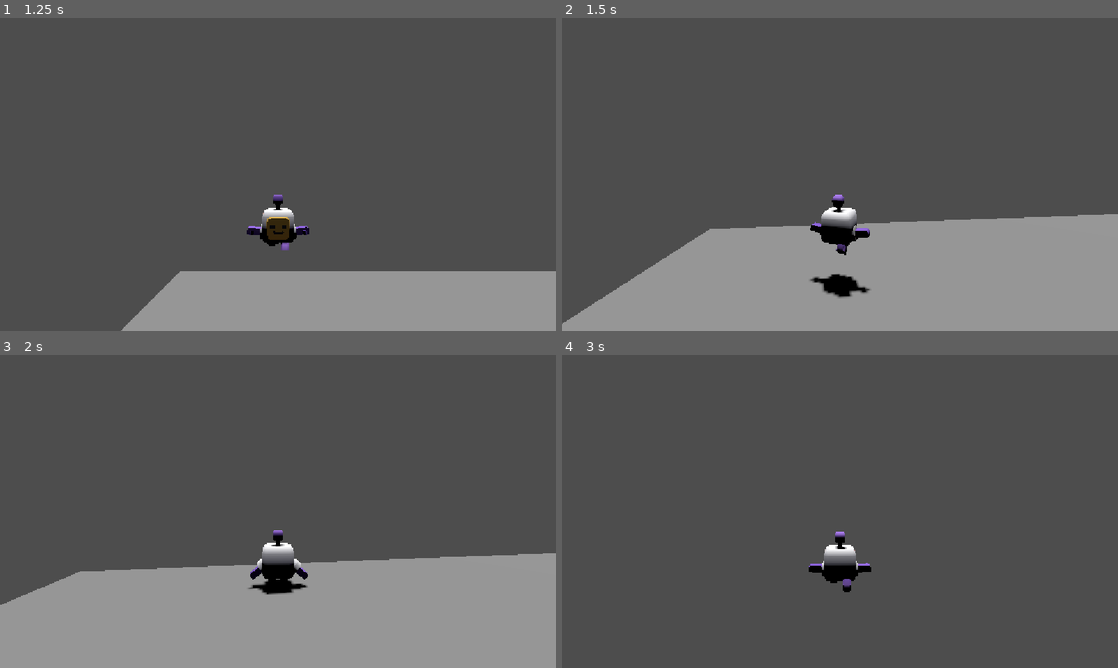
Above: before the commit, frames 1-4 (two rows, left to right).
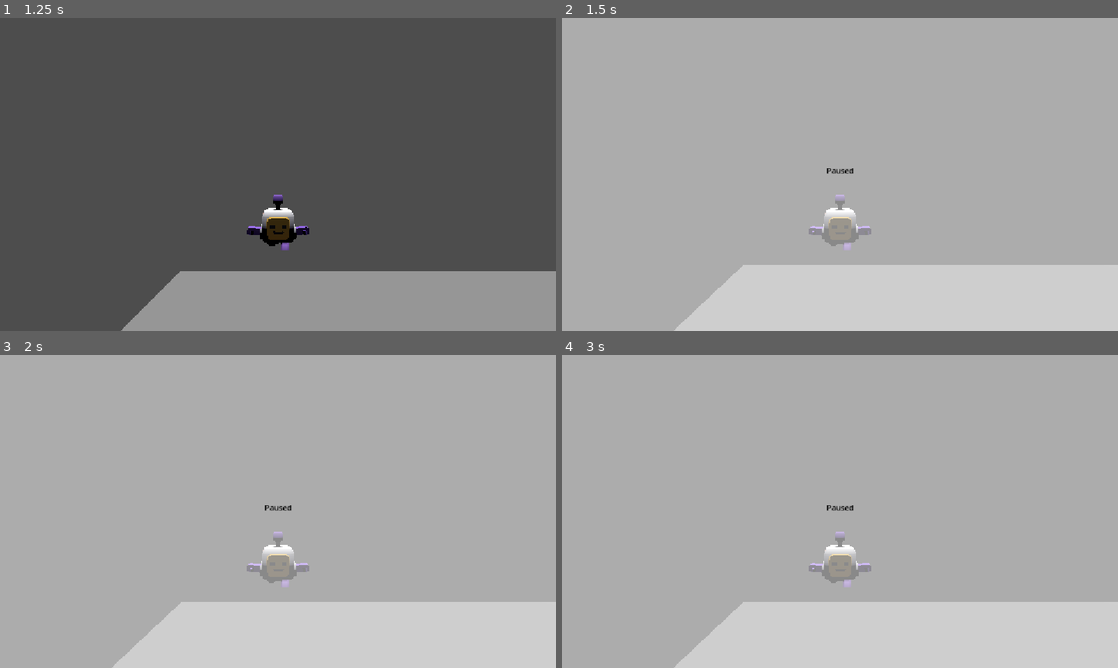
Above: after the commit, the same moments.

Repository: Strawreo/Sistemas-Multim-dia---Jogo-
Game: Godot game, scene res://Scenes/Menus/MainMenu.tscn
The game is run twice, just before and just after one commit, with the same random seed, the same clock (stepped at 60 frames per second) and the same inputs.
Inputs (mouse positions are in pixels of both pictures, inside the frame that each line leads up to):
- Up to frame 1 (1.25 s): click "Start" at 0.5 s
- Up to frame 2 (1.5 s): tap Enter (pause, bound only after the commit) at 1.25 s; move the mouse to (867, 174) at 1.27 s; hold W (move_up) from 1.28 s (still down)
- Up to frame 3 (2 s): keep holding W (move_up); tap Space (jump) at 1.52 s
- Up to frame 4 (3 s): keep holding W (move_up); move the mouse to (812, 511) at 2.02 s; tap Space (jump) at 2.27 s; move the mouse to (851, 505) at 2.77 s

Frame 1 is identical in both runs. In frame 2, 86% of the frame differs, in the area x 0-100%, y 0-100%; in frame 3, 84%; in frame 4, 100%.

Commit message:
feat: pause menu

Diff:
--- /dev/null
+++ b/Scenes/Level Elements/Pause.gd
@@ -0,0 +1,18 @@
+extends Control
+
+@onready var paused = false
+
+func _ready() -> void:
+	hide()
+
+
+func _process(delta: float) -> void:
+	if Input.is_action_just_pressed("pause"):
+		if paused:
+			paused = false
+			get_tree().paused = false
+			hide()
+		else:
+			paused = true
+			get_tree().paused = true
+			show()
--- a/Scenes/Levels/Level_1.tscn
+++ b/Scenes/Levels/Level_1.tscn
@@ -1,11 +1,17 @@
 [gd_scene format=3 uid="uid://c78gvcksd7g16"]
 
 [ext_resource type="PackedScene" uid="uid://cctllm37ujwto" path="res://Scenes/Agents/Player.tscn" id="1_cp10e"]
+[ext_resource type="Script" uid="uid://cjl4h7e6nqjbx" path="res://Scenes/Level Elements/Pause.gd" id="1_ybqp2"]
 [ext_resource type="PackedScene" uid="uid://d2dcaklvi75yp" path="res://Scenes/Level Elements/Ground.tscn" id="2_q8yj7"]
 [ext_resource type="PackedScene" uid="uid://7kft06coybor" path="res://Scenes/Level Elements/Light.tscn" id="3_87l2y"]
 [ext_resource type="PackedScene" uid="uid://ba0g5lcgdb25g" path="res://Scenes/Level Elements/Platform.tscn" id="4_87l2y"]
+[ext_resource type="PackedScene" uid="uid://cnfbm3x14601m" path="res://Scenes/Menus/Pause.tscn" id="5_qpfou"]
 
 [node name="Level1" type="Node3D" unique_id=1999802002]
+
+[node name="Pause" parent="." unique_id=881999419 instance=ExtResource("5_qpfou")]
+process_mode = 3
+script = ExtResource("1_ybqp2")
 
 [node name="Player" parent="." unique_id=1481033572 instance=ExtResource("1_cp10e")]
 transform = Transform3D(1, 0, 0, 0, 1, 0, 0, 0, 1, 3.7097812, 5.40803, 4.364872)
--- /dev/null
+++ b/Scenes/Menus/Pause.tscn
@@ -0,0 +1,37 @@
+[gd_scene format=3 uid="uid://cnfbm3x14601m"]
+
+[sub_resource type="LabelSettings" id="LabelSettings_f6wxy"]
+font_color = Color(0, 0, 0, 1)
+
+[node name="Pause" type="Control" unique_id=881999419]
+layout_mode = 3
+anchors_preset = 15
+anchor_right = 1.0
+anchor_bottom = 1.0
+grow_horizontal = 2
+grow_vertical = 2
+
+[node name="ColorRect" type="ColorRect" parent="." unique_id=2122971002]
+layout_mode = 0
+offset_right = 1310.0
+offset_bottom = 717.0
+color = Color(1, 1, 1, 0.5372549)
+
+[node name="VBoxContainer" type="VBoxContainer" parent="." unique_id=1945946595]
+layout_mode = 1
+anchors_preset = 8
+anchor_left = 0.5
+anchor_top = 0.5
+anchor_right = 0.5
+anchor_bottom = 0.5
+offset_left = -28.5
+offset_top = -20.0
+offset_right = 28.5
+offset_bottom = 20.0
+grow_horizontal = 2
+grow_vertical = 2
+
+[node name="Paused" type="Label" parent="VBoxContainer" unique_id=566544127]
+layout_mode = 2
+text = "Paused"
+label_settings = SubResource("LabelSettings_f6wxy")
--- a/project.godot
+++ b/project.godot
@@ -85,6 +85,12 @@
 "events": [Object(InputEventJoypadMotion,"resource_local_to_scene":false,"resource_name":"","device":-1,"axis":2,"axis_value":1.0,"script":null)
 ]
 }
+pause={
+"deadzone": 0.2,
+"events": [Object(InputEventKey,"resource_local_to_scene":false,"resource_name":"","device":-1,"window_id":0,"alt_pressed":false,"shift_pressed":false,"ctrl_pressed":false,"meta_pressed":false,"pressed":false,"keycode":0,"physical_keycode":4194309,"key_label":0,"unicode":0,"location":0,"echo":false,"script":null)
+, Object(InputEventJoypadButton,"resource_local_to_scene":false,"resource_name":"","device":-1,"button_index":6,"pressure":0.0,"pressed":true,"script":null)
+]
+}
 
 [physics]
 
Not shown, added: Scenes/Level Elements/Pause.gd.uid
